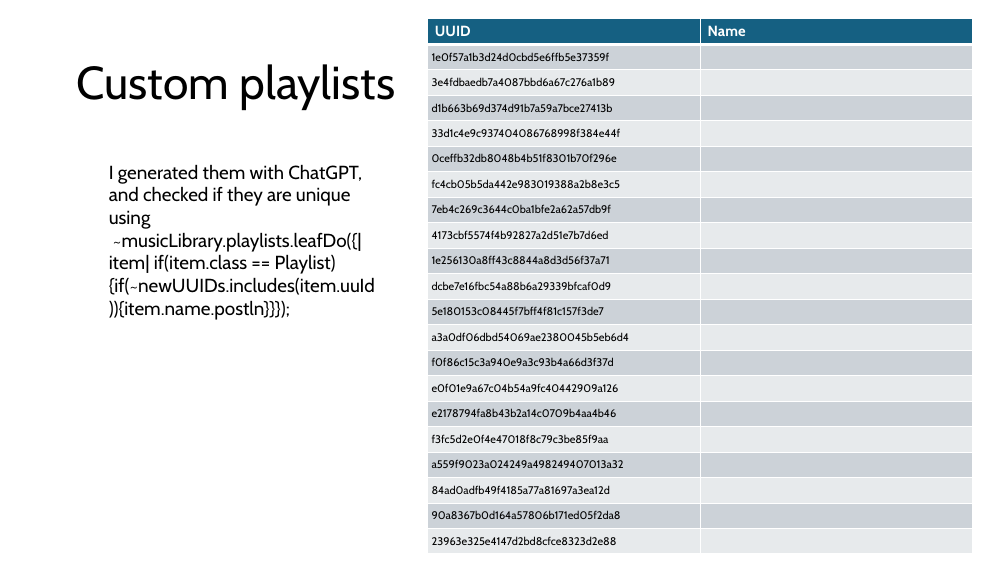
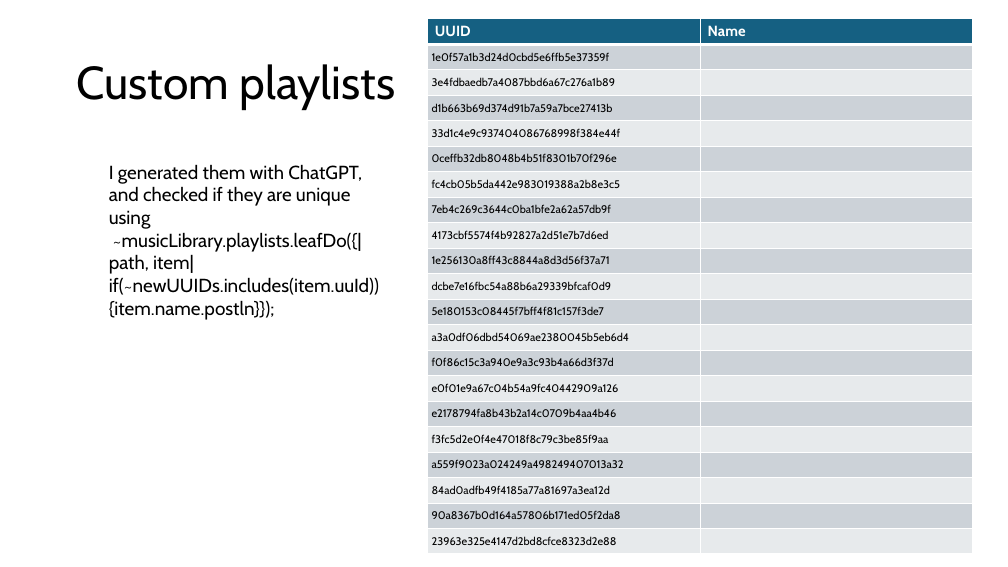
Before and after one commit to pier3100/SUDJ-peripheral, a slide deck: slide 6 of Design Log/Music Library.pptx. Drawn at 1008x567 pixels with LibreOffice and Linux fonts; fonts in the diff are those of the drawing. Boxes give left, top, right and bottom in pixels: in the first picture for what was removed or moved away, otherwise in the second. Text is boxed around its words. In the diff, an @@ line names an element or a change of style, - is before the commit and + after.

```diff
--- a/Design Log/Music Library.pptx
+++ b/Design Log/Music Library.pptx
@@ text at box(109, 232, 379, 320): text changed @@
-~musicLibrary.playlists.leafDo({|item| if(item.class == Playlist){if(~newUUIDs.includes(item.uuId)){item.name.postln}}});
+~musicLibrary.playlists.leafDo({|path, item| if(~newUUIDs.includes(item.uuId)){item.name.postln}});
```
Also in this commit, not shown: 5 slides added, 5 other files.
